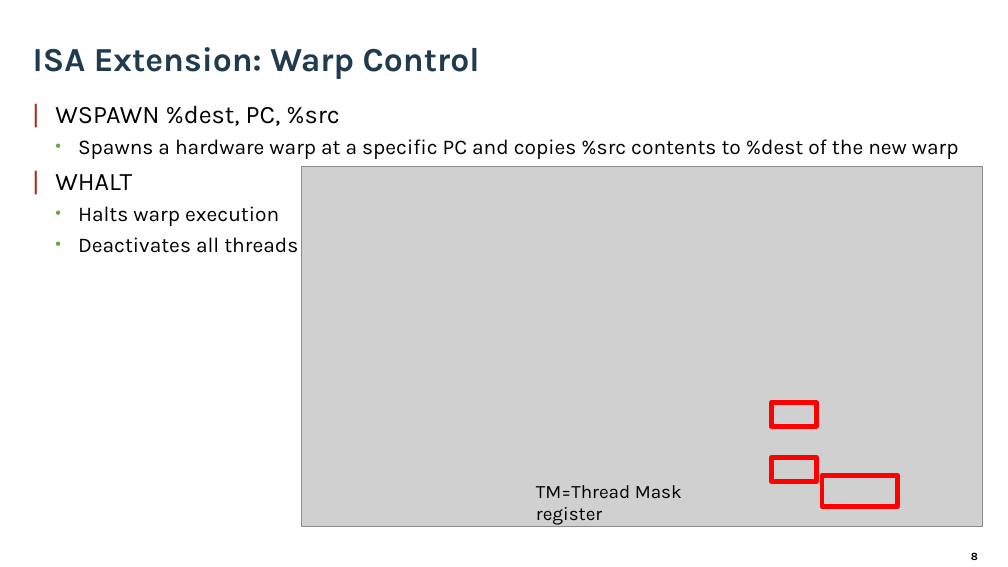
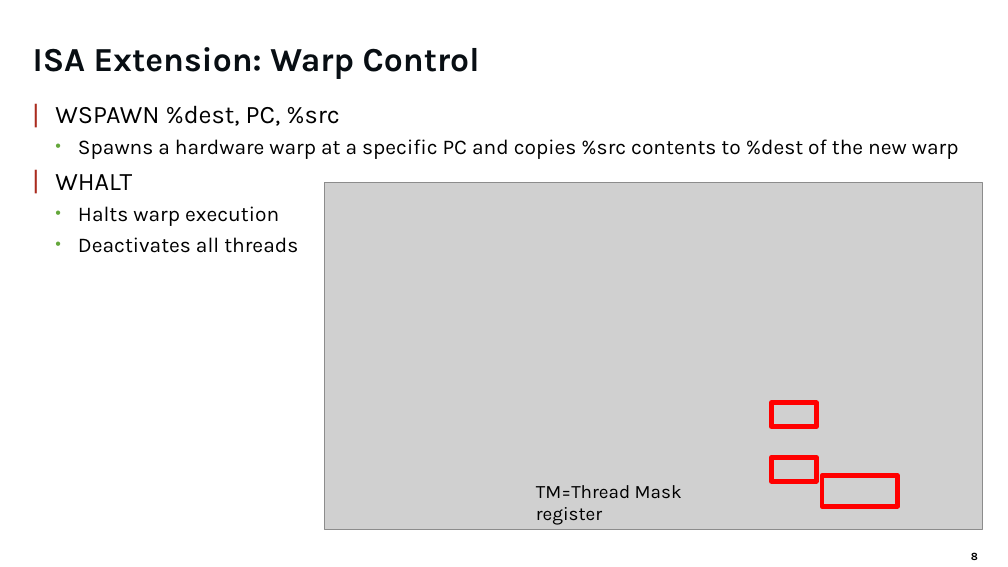
Before and after one commit to vortexgpgpu/vortex, a slide deck: slide 8 of docs/Vortex.pptx. Drawn at 1008x567 pixels with LibreOffice and Linux fonts; fonts in the diff are those of the drawing; grey boxes stand for pictures; background and template pictures are left out. Boxes give left, top, right and bottom in pixels: in the first picture for what was removed or moved away, otherwise in the second. Text is boxed around its words. In the diff, an @@ line names an element or a change of style, - is before the commit and + after.

```diff
--- a/docs/Vortex.pptx
+++ b/docs/Vortex.pptx
@@ text "ISA Extension: Warp Control" at (33,47,480,79): text colour #203A4E to #080E13, letter outline #203A4E 0.71 pt to none @@
@@ picture: place and size @@
-picture at (302,166,983,526)
+picture at (324,182,982,530)
```
Also in this commit, not shown: 29 other slides changed, 48 other files.
